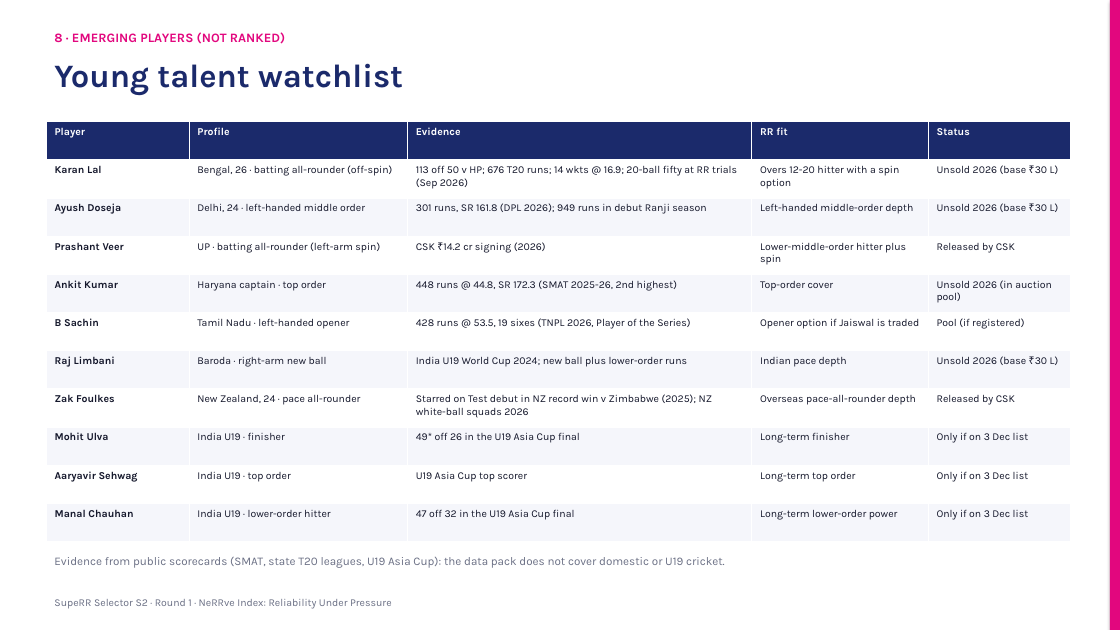
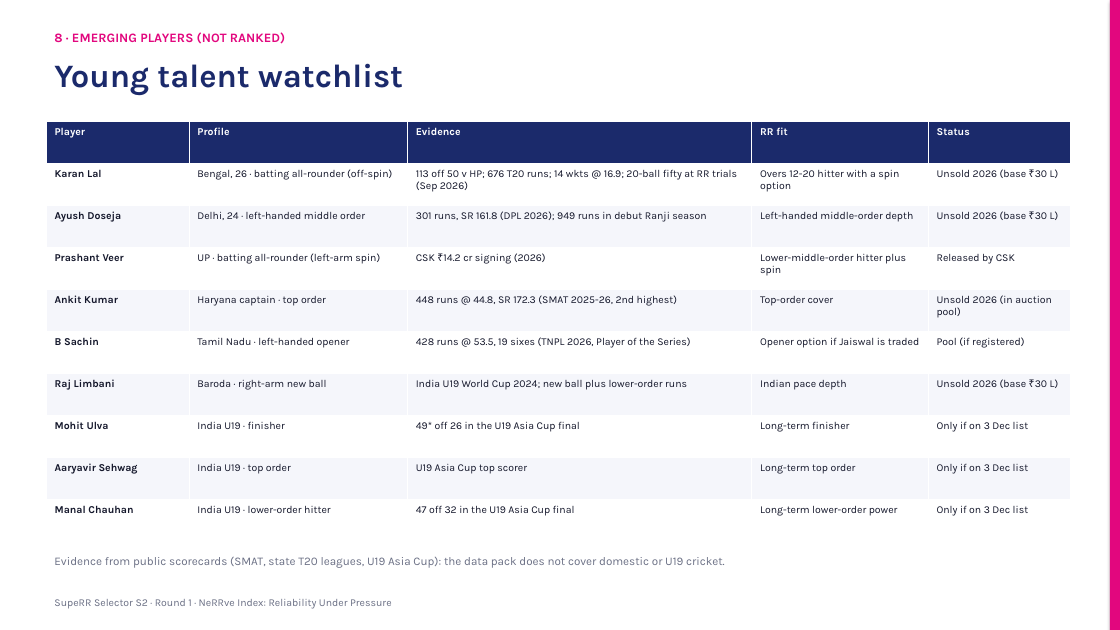
Before and after one commit to KoduruChandrasekhar/RRAuction-, a slide deck: slide 15 of submission/NeRRve_Deck.pptx. Drawn at 1120x630 pixels with LibreOffice and Linux fonts; fonts in the diff are those of the drawing. Boxes give left, top, right and bottom in pixels: in the first picture for what was removed or moved away, otherwise in the second. Text is boxed around its words. In the diff, an @@ line names an element or a change of style, - is before the commit and + after.

```diff
--- a/submission/NeRRve_Deck.pptx
+++ b/submission/NeRRve_Deck.pptx
@@ table at [46, 122, 1071, 542] @@
-row 8: Zak Foulkes | New Zealand, 24 · pace all-rounder | Starred on Test debut in NZ record win v Zimbabwe (2025); NZ white-ball squads 2026 | Overseas pace-all-rounder depth | Released by CSK
```
Also in this commit, not shown: 8 other slides changed, 7 other files.
